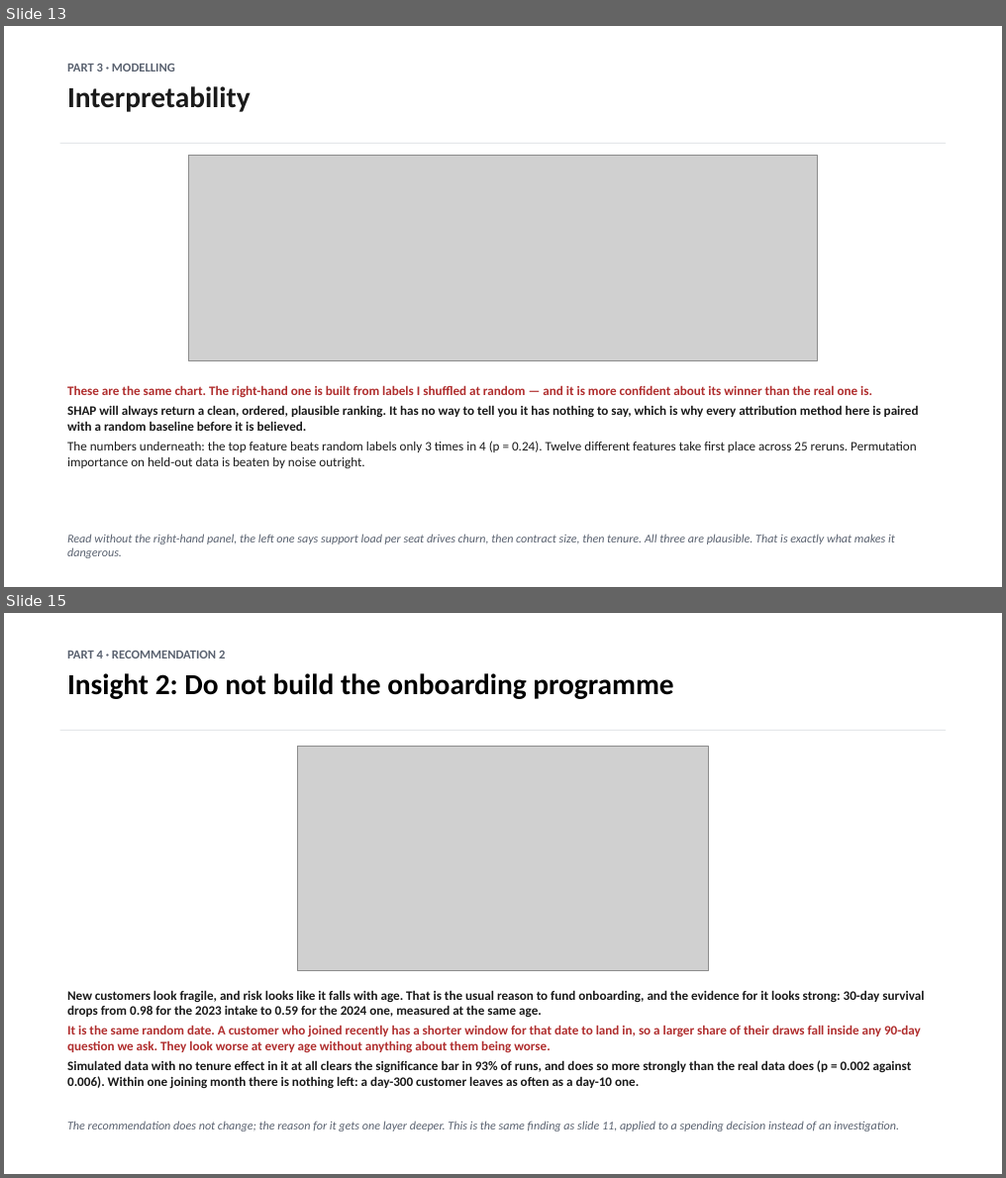
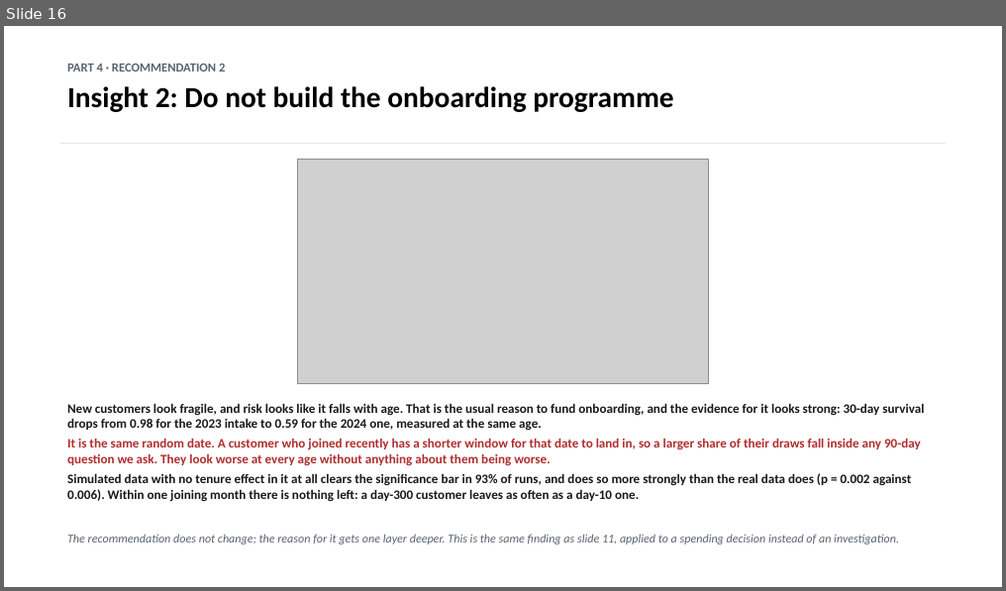
Before and after one commit to dmitriyratu/avepoint-churn-case-study, a slide deck: outputs/decks/AvePoint_Case_Study.pptx. Shown one above the other, each under a label of ours: slides 13 and 15 before the commit, slide 16 after it; the slides between them are not shown. The pictures are 1006x1178 and 1006x591 pixels, drawn with LibreOffice and Linux fonts; fonts in the diff are those of the drawing; grey boxes stand for pictures. Boxes give left, top, right and bottom in pixels: in the first picture for what was removed or moved away, otherwise in the second. Text is boxed around its words. In the diff, an @@ line names an element or a change of style, - is before the commit and + after.

Commit message:
Enhance modeling and performance analysis in presentation materials
- Added a new section in `build_new_slides.py` detailing the impact of increased data rows on customer churn analysis, including updated performance metrics and model evaluation.
- Revised the `pooled_selection_null.csv` to include additional AUC values for improved analysis of model performance.
- Updated `AvePoint_Case_Study.pptx` to reflect these enhancements, ensuring alignment with the latest insights and visual clarity.

These changes aim to provide a more comprehensive understanding of the modeling process and its implications for customer retention strategies.

```diff
--- a/outputs/decks/AvePoint_Case_Study.pptx
+++ b/outputs/decks/AvePoint_Case_Study.pptx
@@ slide 13 removed at box(4, 26, 1002, 587), background #FFFFFF @@
@@ text removed at box(67, 64, 251, 112) @@
-PART 3 · MODELLING
-Interpretability
@@ rectangle removed at box(60, 143, 945, 144) @@
@@ picture removed at box(189, 155, 817, 361) @@
@@ text removed at box(67, 384, 919, 470) @@
-These are the same chart. The right-hand one is built from labels I shuffled at random — and it is more confident about its winner than the real one is.
-SHAP will always return a clean, ordered, plausible ranking. It has no way to tell you it has nothing to say, which is why every attribution method here is paired with a random baseline before it is believed.
-The numbers underneath: the top feature beats random labels only 3 times in 4 (p = 0.24). Twelve different features take first place across 25 reruns. Permutation importance on held-out data is beaten by noise outright.
@@ text removed at box(67, 534, 895, 559) @@
-Read without the right-hand panel, the left one says support load per seat drives churn, then contract size, then tenure. All three are plausible. That is exactly what makes it dangerous.
@@ what was slide 15 is now slide 16 @@
```
Also in this commit, not shown: 3 slides changed, 3 slides added, 1 other slide removed, 22 other files.
